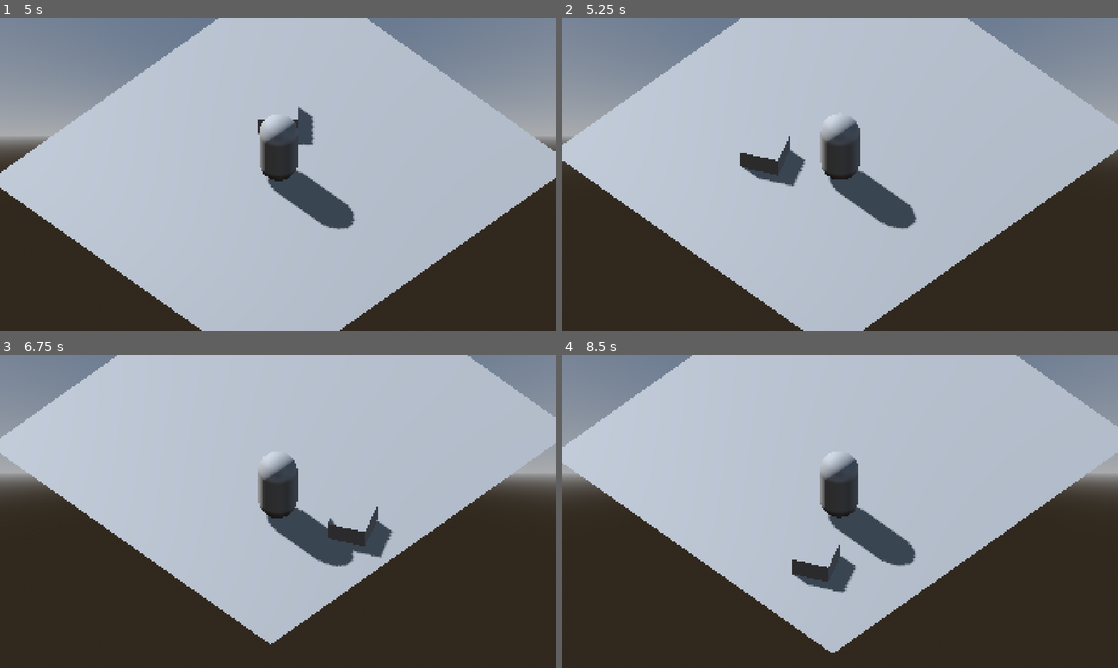
Above: before the commit, frames 1-4 (two rows, left to right).
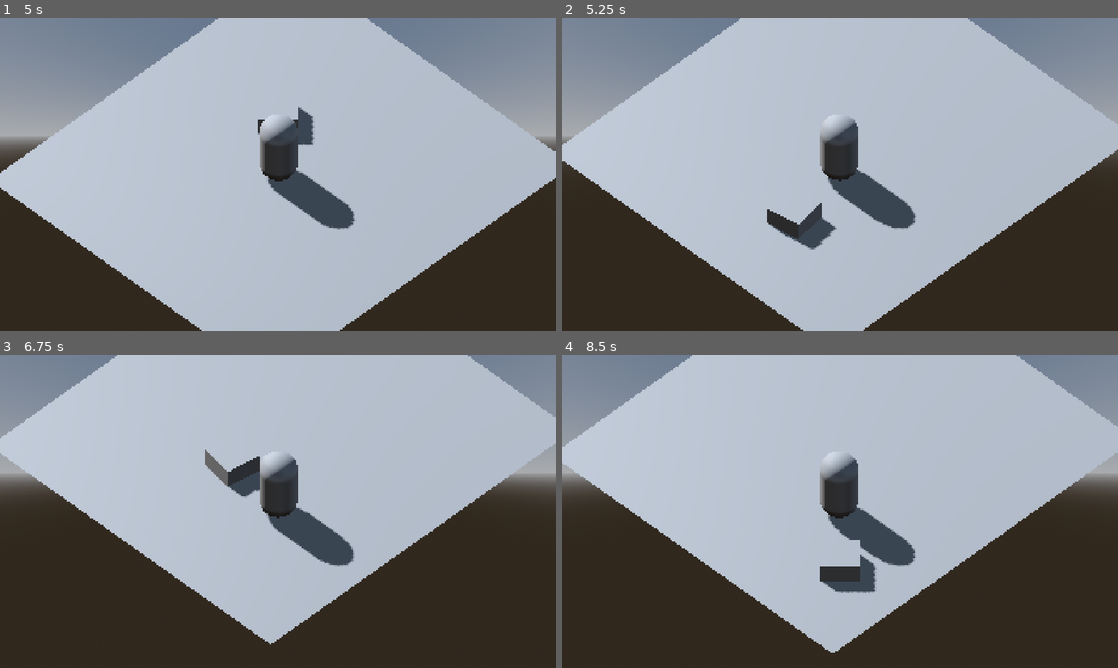
Above: after the commit, the same moments.

Repository: unimelb-game-makers/Team-Quibble-Production
Game: Godot game, scene res://scenes/shop.tscn
The game is run twice, just before and just after one commit, with the same random seed, the same clock (stepped at 60 frames per second) and the same inputs. This scene is started directly instead of the project's main scene.
Inputs (mouse positions are in pixels of both pictures, inside the frame that each line leads up to):
- Up to frame 1 (5 s): move the mouse to (400, 158) at 0.52 s; press the mouse at (400, 158) at 0.53 s; hold Right (ui_right) 0.53-1.25 s; release the mouse at (400, 158) at 1.25 s; tap Enter at 1.25, 2.75, 4.25 s; drag from (166, 190) to (250, 237) at 1.27 s; tap Space at 2, 3.5 s; move the mouse to (333, 105) at 2.02 s; press the mouse at (333, 105) at 2.03 s; hold Right (ui_right) 2.03-2.75 s; release the mouse at (333, 105) at 2.75 s; drag from (250, 237) to (111, 127) at 2.77 s; move the mouse to (444, 221) at 3.52 s; press the mouse at (444, 221) at 3.53 s; hold Left (ui_left) 3.53-4.25 s; release the mouse at (444, 221) at 4.25 s; drag from (111, 127) to (194, 96) at 4.27 s
- Up to frame 2 (5.25 s): tap Space at 5 s; move the mouse to (867, 174) at 5.02 s; press the mouse at (867, 174) at 5.03 s; hold S (move_down) from 5.03 s (still down)
- Up to frame 3 (6.75 s): release S (move_down) at 5.75 s; release the mouse at (305, 511) at 5.75 s; drag from (194, 433) to (166, 527) at 5.77 s; move the mouse to (400, 495) at 6.52 s; press the mouse at (400, 495) at 6.53 s; hold W (move_up) from 6.53 s (still down)
- Up to frame 4 (8.5 s): release W (move_up) at 7.25 s; release the mouse at (962, 495) at 7.25 s; drag from (728, 527) to (812, 574) at 7.27 s; move the mouse to (895, 442) at 8.02 s; press the mouse at (895, 442) at 8.03 s; hold S (move_down) from 8.03 s (still down)

Frame 1 is identical in both runs. In frame 2, 1.9% of the frame differs, in the area x 32-64%, y 32-74%; in frame 3, 1.8%; in frame 4, 1.2%.

Commit message:
added interactable area
added an area in front of character to detect interactables.

Diff:
--- a/cozy-potion-game/scenes/shop.tscn
+++ b/cozy-potion-game/scenes/shop.tscn
@@ -26,6 +26,9 @@
 
 [sub_resource type="BoxMesh" id="BoxMesh_4dvm4"]
 
+[sub_resource type="BoxShape3D" id="BoxShape3D_4dvm4"]
+size = Vector3(1.2932129, 1, 1)
+
 [node name="Shop" type="Node" unique_id=428524118]
 
 [node name="DirectionalLight3D" type="DirectionalLight3D" parent="." unique_id=52749435]
@@ -45,7 +48,7 @@
 [node name="CollisionShape3D" type="CollisionShape3D" parent="Node3D/Floor/StaticBody3D" unique_id=1836899377]
 shape = SubResource("ConvexPolygonShape3D_lx5au")
 
-[node name="CharacterBody3D" type="CharacterBody3D" parent="Node3D" unique_id=1237919608 node_paths=PackedStringArray("animation_pivot", "camera_pivot", "mouse_detector_left", "mouse_detector_right")]
+[node name="Player" type="CharacterBody3D" parent="Node3D" unique_id=1237919608 node_paths=PackedStringArray("animation_pivot", "camera_pivot", "mouse_detector_left", "mouse_detector_right")]
 transform = Transform3D(0.70710677, 0, 0.70710677, 0, 1, 0, -0.70710677, 0, 0.70710677, 0.13066149, 1.0544419, 0)
 script = ExtResource("1_lx5au")
 animation_pivot = NodePath("AnimationPivot")
@@ -53,47 +56,54 @@
 mouse_detector_left = NodePath("MouseDetectorLeft")
 mouse_detector_right = NodePath("MouseDetectorRight")
 
-[node name="CollisionShape3D" type="CollisionShape3D" parent="Node3D/CharacterBody3D" unique_id=23129946]
+[node name="CollisionShape3D" type="CollisionShape3D" parent="Node3D/Player" unique_id=23129946]
 transform = Transform3D(1, 0, 0, 0, 1, 0, 0, 0, 1, 0.040551424, 0.9759979, 0)
 shape = SubResource("CapsuleShape3D_4dvm4")
 
-[node name="AnimationPivot" type="Node3D" parent="Node3D/CharacterBody3D" unique_id=148174221]
+[node name="AnimationPivot" type="Node3D" parent="Node3D/Player" unique_id=148174221]
 
-[node name="MeshInstance3D" type="MeshInstance3D" parent="Node3D/CharacterBody3D/AnimationPivot" unique_id=1321702747]
+[node name="PlayerModel" type="MeshInstance3D" parent="Node3D/Player/AnimationPivot" unique_id=1321702747]
 transform = Transform3D(1, 0, 0, 0, 1, 0, 0, 0, 1, 0.016607285, 0.9809308, 0)
 mesh = SubResource("CapsuleMesh_4dvm4")
 
-[node name="YouAreLookingHere" type="MeshInstance3D" parent="Node3D/CharacterBody3D/AnimationPivot" unique_id=1618548505]
+[node name="YouAreLookingHere" type="MeshInstance3D" parent="Node3D/Player/AnimationPivot" unique_id=1618548505]
 transform = Transform3D(1, 0, 0, 0, 1, 0, 0, 0, 1, 0, 0, -2)
 mesh = SubResource("BoxMesh_4dvm4")
 
-[node name="CameraPivot" type="Node3D" parent="Node3D/CharacterBody3D" unique_id=475683213]
+[node name="InteractableCollisionShape" type="Area3D" parent="Node3D/Player/AnimationPivot" unique_id=362638963]
+transform = Transform3D(1, 0, 0, 0, 1, 0, 0, 0, 1, -0.0661669, 0.11184323, -2.5223014)
 
-[node name="Camera3D" type="Camera3D" parent="Node3D/CharacterBody3D/CameraPivot" unique_id=1999248506]
+[node name="CollisionShape3D" type="CollisionShape3D" parent="Node3D/Player/AnimationPivot/InteractableCollisionShape" unique_id=1628446424]
+transform = Transform3D(1, 0, 0, 0, 1, 0, 0, 0, 1, 0.0133395195, 0, 1.3472493)
+shape = SubResource("BoxShape3D_4dvm4")
+
+[node name="CameraPivot" type="Node3D" parent="Node3D/Player" unique_id=475683213]
+
+[node name="Camera3D" type="Camera3D" parent="Node3D/Player/CameraPivot" unique_id=1999248506]
 transform = Transform3D(1, 0, 0, 0, 0.7071067, 0.7071067, 0, -0.7071067, 0.7071067, 0, 7, 7)
 projection = 1
 size = 8.0
 far = 100.0
 
-[node name="MouseDetectorLeft" type="Control" parent="Node3D/CharacterBody3D" unique_id=475781847]
+[node name="MouseDetectorLeft" type="Control" parent="Node3D/Player" unique_id=475781847]
 top_level = true
 layout_mode = 3
 anchors_preset = 9
 anchor_bottom = 1.0
-offset_right = 290.0
+offset_right = 100.0
 offset_bottom = 2.0
 grow_vertical = 2
 mouse_filter = 1
 
-[node name="MouseDetectorRight" type="Control" parent="Node3D/CharacterBody3D" unique_id=707998342]
+[node name="MouseDetectorRight" type="Control" parent="Node3D/Player" unique_id=707998342]
 top_level = true
+custom_minimum_size = Vector2(100, 1080)
 layout_mode = 3
 anchors_preset = 11
 anchor_left = 1.0
 anchor_right = 1.0
 anchor_bottom = 1.0
-offset_left = -290.0
-offset_bottom = 2.0
+offset_left = -100.0
 grow_horizontal = 0
 grow_vertical = 2
 mouse_filter = 1
--- a/cozy-potion-game/scripts/world/world_player.gd
+++ b/cozy-potion-game/scripts/world/world_player.gd
@@ -4,6 +4,9 @@
 ## the camera is centred on the player, and determines the direction of "up", etc
 ## the player can move the camerain 90 degree increments using a different set of
 ## movement keys.
+## to modify the player's model, put it as a child of AnimationPivot
+## for future interactable objects, use collision with the child
+## InteractableCollision to determine whether the player is facing it
 
 @export var animation_pivot: Node3D
 @onready var camera = get_viewport().get_camera_3d()
@@ -13,7 +16,7 @@
 const SPEED = 5.0
 const JUMP_VELOCITY = 4.5
 const CAMERA_ZOOM_MAGNITUDE = 0.1
-const TURN_RATE = 2 * PI
+const TURN_RATE = 4 * PI
 const CAMERA_ROTATION_SPEED = 2 * PI
 var camera_sensitivity = 1
 var rotation_y_target: float = 0
@@ -41,8 +44,6 @@
 		return
 	rotation_y_target = PI/2 * direction
 
-	#rotate_y(PI/2 * direction)
-	#animation_pivot.rotate_y(PI/2 * direction)
 
 func zoom_camera(direction: int) -> void:
 	if not camera.projection == Camera3D.ProjectionType.PROJECTION_ORTHOGONAL:
@@ -50,7 +51,10 @@
 	camera.size += CAMERA_ZOOM_MAGNITUDE * direction
 
 func _process(delta: float) -> void:
-	const epsilon = PI/24
+	process_camera_rotation(delta)
+
+##rotates the camera each frame according to the rotation target.
+func process_camera_rotation(delta: float) -> void:
 	if not is_equal_approx(rotation_y_target, 0):
 		var rot = delta * CAMERA_ROTATION_SPEED * sign(rotation_y_target)
 		rotate_y(rot)
@@ -60,6 +64,7 @@
 		if sign != sign(rotation_y_target):
 			rotate_y(rotation_y_target)
 			rotation_y_target = 0
+
 func _physics_process(delta: float) -> void:
 	# Add the gravity.
 	if not is_on_floor():
